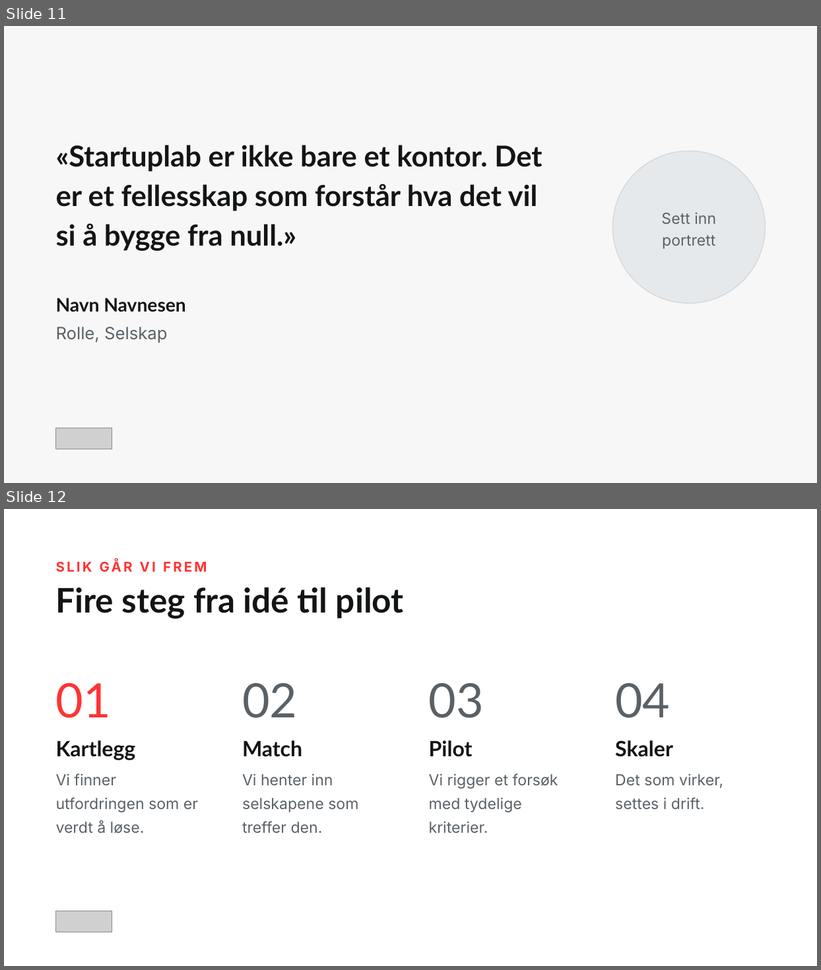
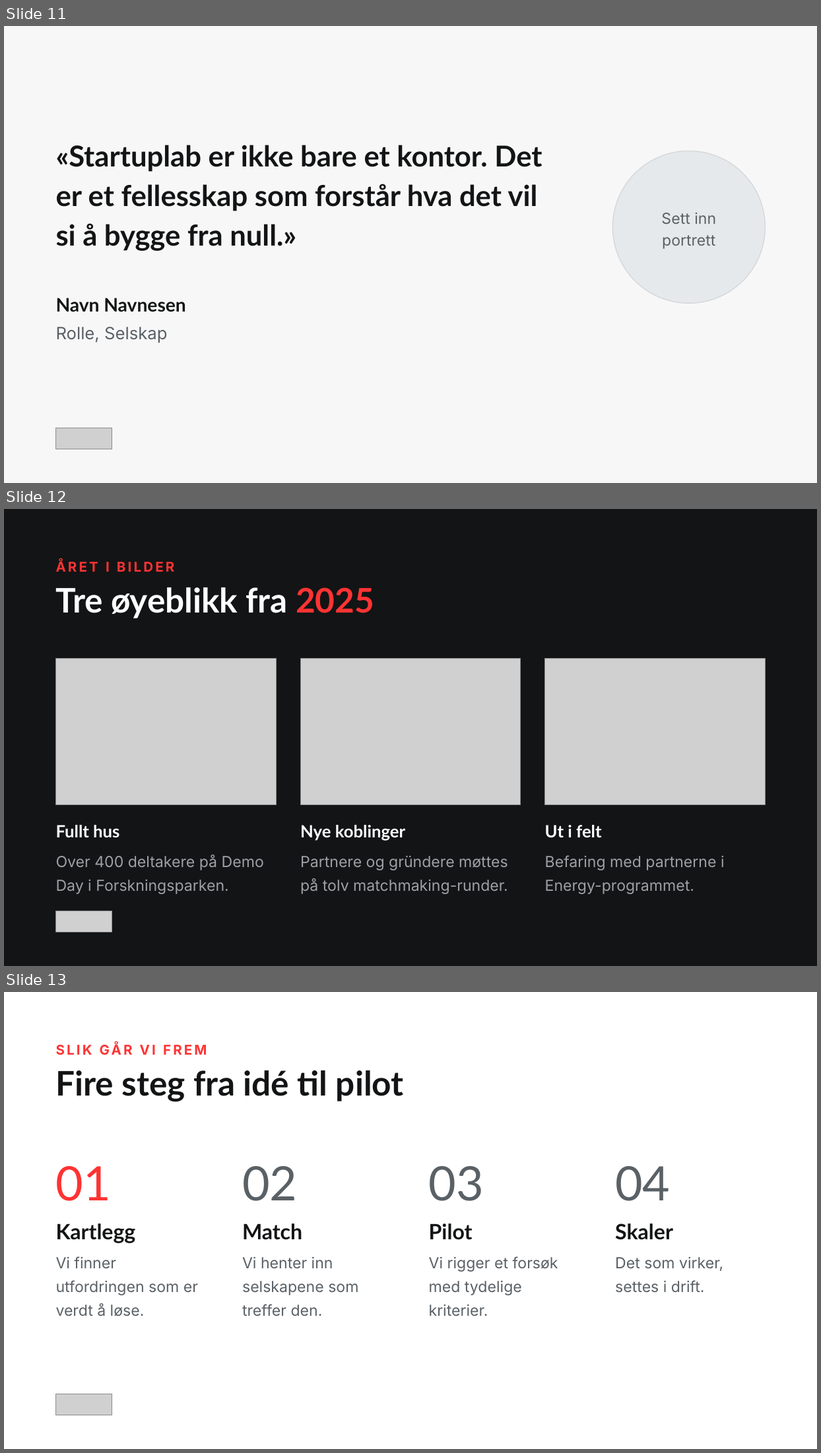
Before and after one commit to christinawiig-ai/startuplab-partner-presentation, a slide deck: pptx-templates/Startuplab-slidemaler.pptx. Shown one above the other, each under a label of ours: slides 11 and 12 before the commit, slides 11, 12 and 13 after it. The pictures are 821x970 and 821x1453 pixels, drawn with LibreOffice and Linux fonts; fonts in the diff are those of the drawing; grey boxes stand for pictures. Boxes give left, top, right and bottom in pixels: in the first picture for what was removed or moved away, otherwise in the second. Text is boxed around its words. In the diff, an @@ line names an element or a change of style, - is before the commit and + after.

Commit message:
Legg til bilderad-mal med tre store liggende bilder
Overskrift, tre liggende hovedbilder på rad og bildetekst under hvert.
Teksten ligger under bildet, ikke oppå, så den beholder full kontrast og kan
leses fra bakerste rad: overskrift 20pt hvit, forklaring 18pt grå.

Mørk bakgrunn med vilje. Den bryter opp tre lyse slides på rad midt i settet,
og hvit tekst på nær-sort gir høyere kontrast enn grå på hvitt.

prepare-media.py harmoniserer nå i to styrker: programkortene trekkes helt til
felles toneleie fordi de skal være en dempet, ensartet rad, mens hovedbildene
bare trekkes 60 prosent av veien. Trekkes et kveldsbilde helt opp til snittet,
blir det flatt.

```diff
--- a/pptx-templates/Startuplab-slidemaler.pptx
+++ b/pptx-templates/Startuplab-slidemaler.pptx
@@ slide 12 added at box(4, 509, 817, 966), background #131415 @@
@@ text added at box(56, 560, 174, 572), 16 pt, text #FF3333, bold @@
+ÅRET I BILDER
@@ text added at box(56, 588, 374, 619), 40 pt, text #FFFFFF, bold @@
+Tre øyeblikk fra 2025
@@ picture added at box(56, 658, 276, 805) @@
@@ picture added at box(300, 658, 521, 805) @@
@@ picture added at box(545, 658, 765, 805) @@
@@ text added at box(56, 825, 120, 838), 20 pt, text #FFFFFF, bold @@
+Fullt hus
@@ text added at box(300, 825, 405, 841), 20 pt, text #FFFFFF, bold @@
+Nye koblinger
@@ text added at box(545, 825, 602, 838), 20 pt, text #FFFFFF, bold @@
+Ut i felt
@@ text added at box(56, 855, 264, 894), 18 pt, text #9BA1A5 @@
+Over 400 deltakere på Demo Day i Forskningsparken.
@@ text added at box(300, 856, 508, 894), 18 pt, text #9BA1A5 @@
+Partnere og gründere møttes på tolv matchmaking-runder.
@@ text added at box(545, 855, 725, 894), 18 pt, text #9BA1A5 @@
+Befaring med partnerne i Energy-programmet.
@@ picture added at box(56, 912, 112, 932) @@
@@ what was slide 12 is now slide 13 @@
```
Also in this commit, not shown: 7 other files.
